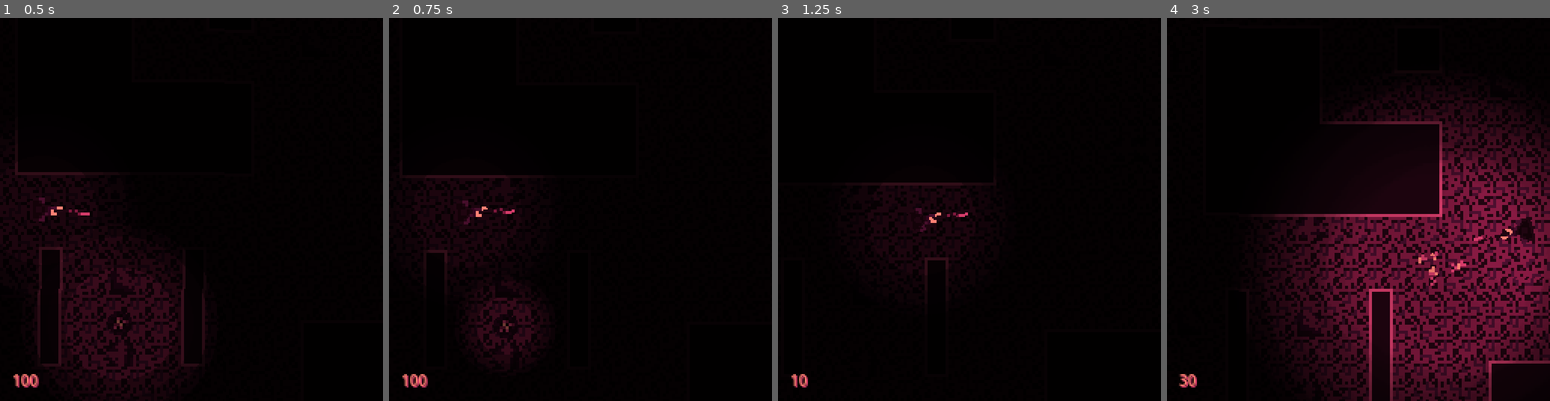
Above: before the commit, frames 1-4 (left to right).
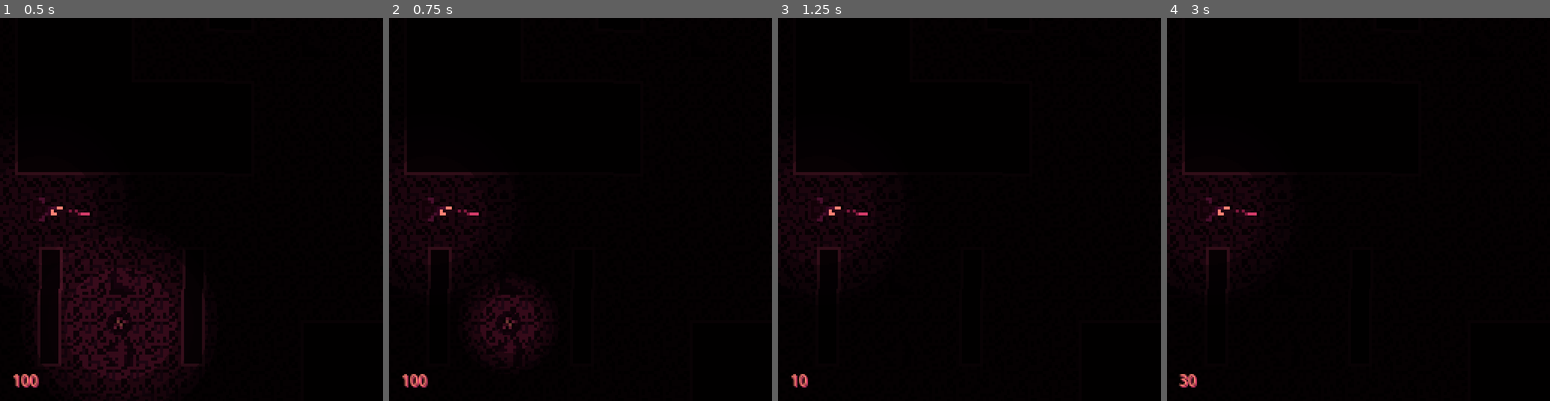
Above: after the commit, the same moments.

Repository: Simplexeon/WolfJam-2023
Game: Godot game, scene res://Levels/main.tscn
Same seed, same stepped clock (60 frames per second), same inputs: the game is played once before the commit and once after it.
Inputs (mouse positions are in pixels of both pictures, inside the frame that each line leads up to):
- Up to frame 1 (0.5 s): no input
- Up to frame 2 (0.75 s): move the mouse to (664, 190) at 0.52 s; hold D (right) from 0.53 s (still down); click (664, 190) at 0.6 s
- Up to frame 3 (1.25 s): keep holding D (right)
- Up to frame 4 (3 s): move the mouse to (1281, 228) at 1.27 s; release D (right) at 1.28 s; hold S (down) 1.28-2.03 s; right-click (1281, 228) at 1.35 s; move the mouse to (1396, 125) at 2.02 s; hold D (right) 2.03-2.78 s; click (1396, 125) at 2.1 s; move the mouse to (1339, 286) at 2.77 s; hold W (up) from 2.78 s (still down); right-click (1339, 286) at 2.85 s

Frame 1 is identical in both runs. In frame 2, 1.8% of the frame differs, in the area x 0-42%, y 32-91%; in frame 3, 3.2%; in frame 4, 36%, in the area x 0-100%, y 19-100%.
Error after the commit: Invalid assignment of property or key 'global_position' with value of type 'Vector2' on a base object of type 'Nil'. (res://Player/player.gd:72)

Commit message:
Updates Crosshair

Diff:
--- a/Player/player.gd
+++ b/Player/player.gd
@@ -9,7 +9,7 @@
 @export var HP : int : set = set_hp;
 func set_hp(new_value : int):
 	HP = max(new_value, 0);
-
+	Crosshair.frame = new_value;
 
 
 
@@ -69,6 +69,7 @@
 
 	# Get movement direction
 	move_direction = GetMovementDirection();
+	Crosshair.global_position = mouse_pos;
 
 
 	# Rotate the player to face the mouse
